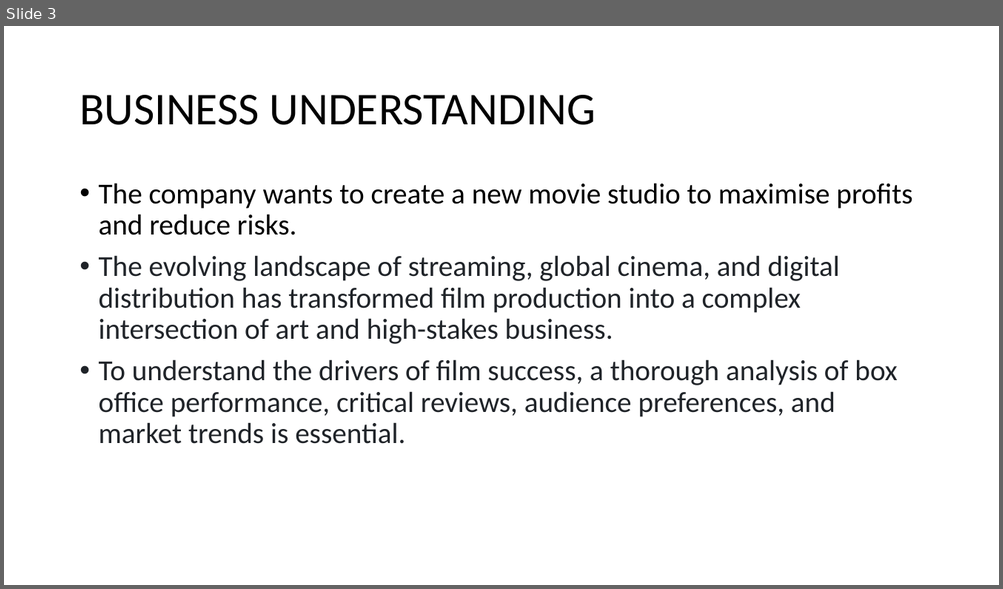
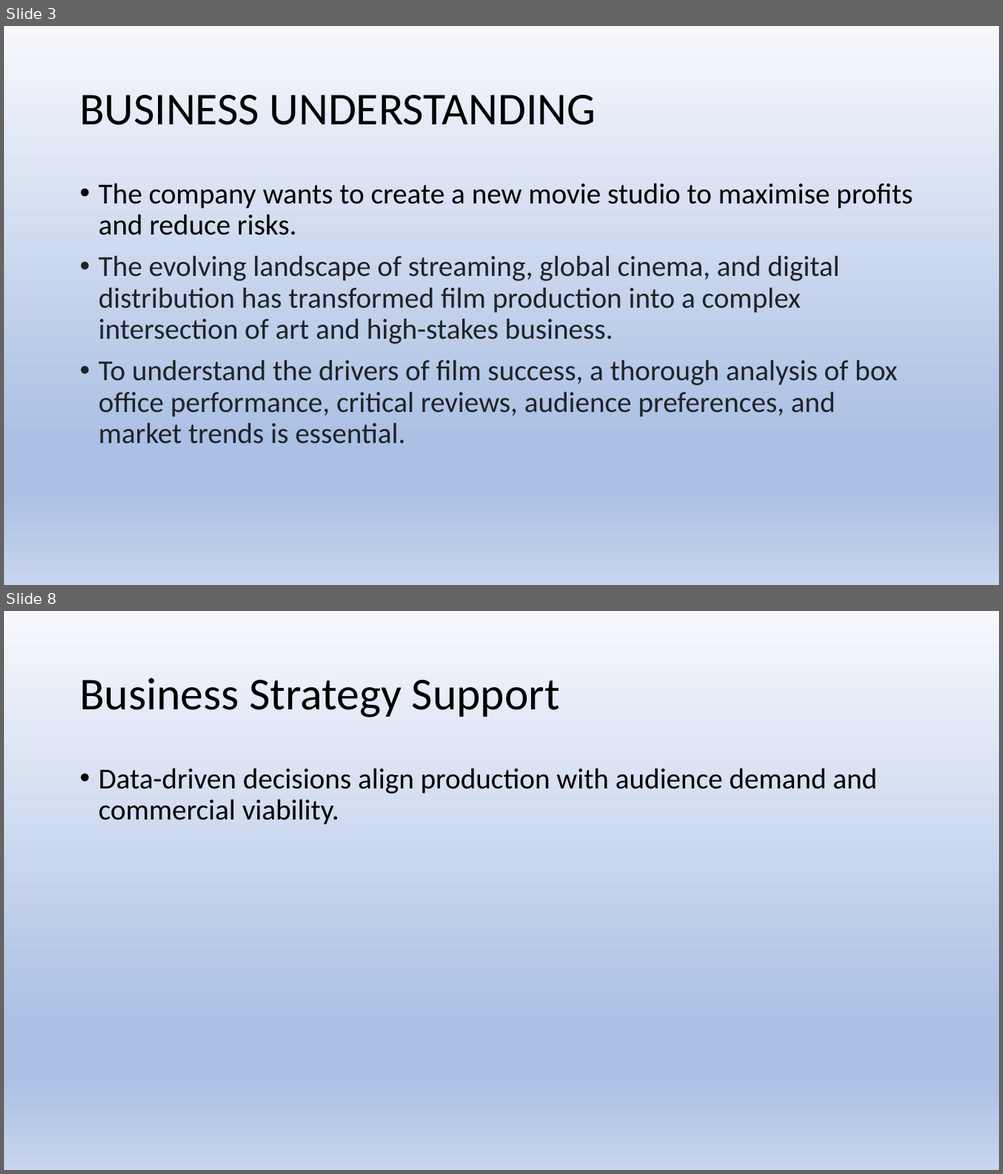
Before and after one commit to RomeC-137/Phase-G-2-Project, a slide deck: presentation.pdf.pptx. Shown one above the other, each under a label of ours: slide 3 before the commit, slides 3 and 8 after it; the slides between them are not shown. The pictures are 1003x589 and 1003x1174 pixels, drawn with LibreOffice and Linux fonts; fonts in the diff are those of the drawing. Boxes give left, top, right and bottom in pixels: in the first picture for what was removed or moved away, otherwise in the second. Text is boxed around its words. In the diff, an @@ line names an element or a change of style, - is before the commit and + after.

```diff
--- a/presentation.pdf.pptx
+++ b/presentation.pdf.pptx
@@ slide 8 added at <box>4,611,999,1170</box>, background gradient #F6F8FC to #ABC0E4 to #C7D5ED @@
@@ title added at <box>79,678,560,718</box>, 44 pt, text #000000 @@
+Business Strategy Support
@@ text added at <box>99,768,877,825</box>, 28 pt, text #000000 @@
+• Data-driven decisions align production with audience demand and commercial viability.
@@ slide 3 changed as well @@
@@ background #FFFFFF to gradient #F6F8FC to #ABC0E4 to #C7D5ED @@
```
Also in this commit, not shown: 2 other slides changed, 12 other slides added.
